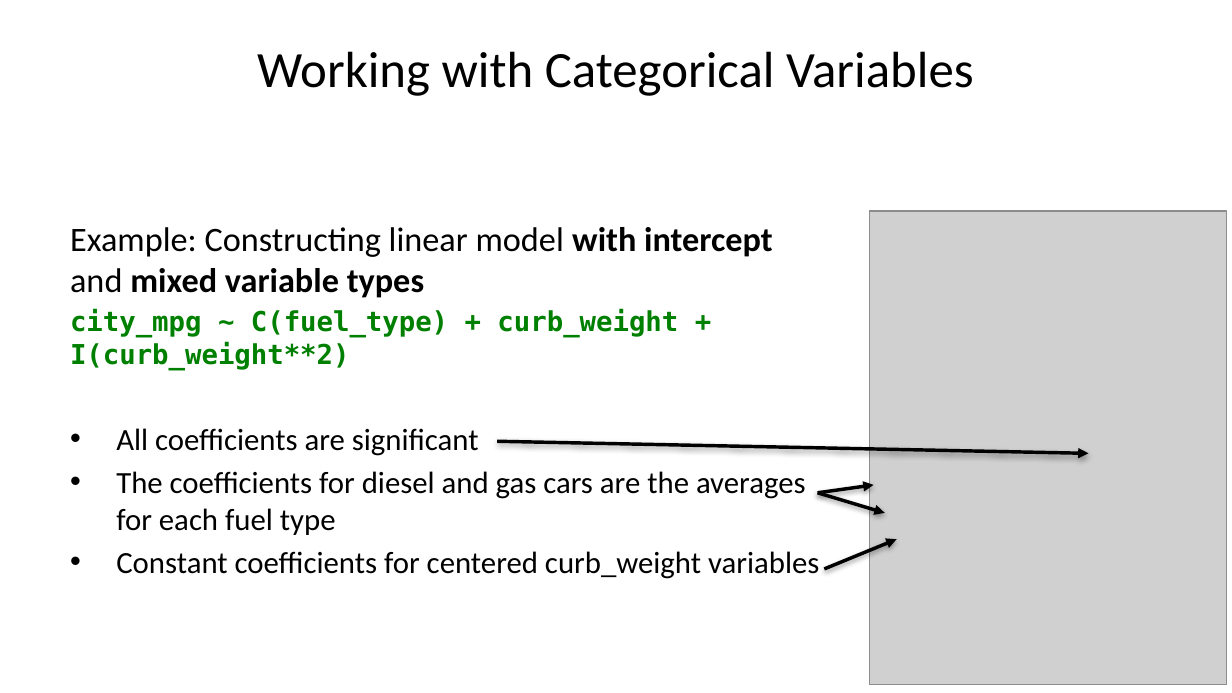
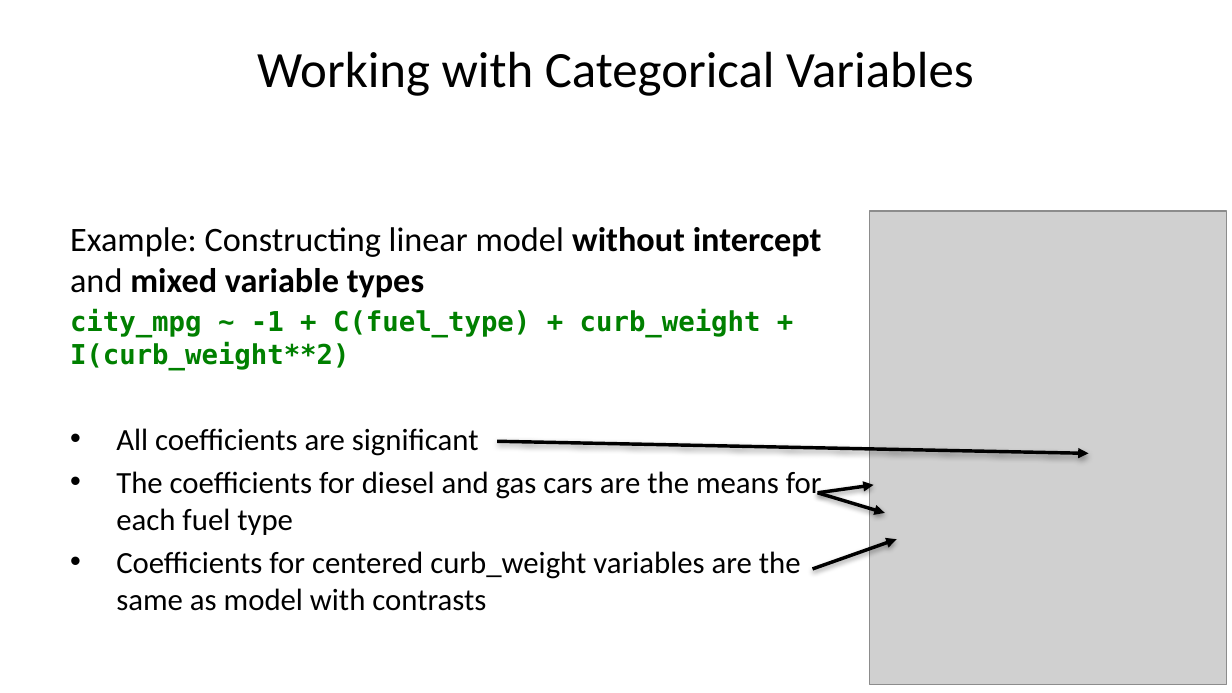
Before and after one commit to StephenElston/CSCI-E-83, a slide deck: slide 15 of LectureSlides/09_GeneralizingTheLinearModel.pptx. Drawn at 1232x693 pixels with LibreOffice and Linux fonts; fonts in the diff are those of the drawing; grey boxes stand for pictures. Boxes give left, top, right and bottom in pixels: in the first picture for what was removed or moved away, otherwise in the second. Text is boxed around its words. In the diff, an @@ line names an element or a change of style, - is before the commit and + after.

```diff
--- a/LectureSlides/09_GeneralizingTheLinearModel.pptx
+++ b/LectureSlides/09_GeneralizingTheLinearModel.pptx
@@ text at (70, 227, 822, 370): text changed @@
-Example: Constructing linear model with intercept and mixed variable types
-city_mpg ~ C(fuel_type) + curb_weight + I(curb_weight**2)
+Example: Constructing linear model without intercept and mixed variable types
+city_mpg ~ -1 + C(fuel_type) + curb_weight + I(curb_weight**2)
@@ text at (116, 471, 822, 611): text changed @@
-• The coefficients for diesel and gas cars are the averages for each fuel type
-• Constant coefficients for centered curb_weight variables
+• The coefficients for diesel and gas cars are the means for each fuel type
+• Coefficients for centered curb_weight variables are the same as model with contrasts
@@ arrow moved from (824, 569) - (897, 540) to (813, 569) - (897, 540) @@
```
Also in this commit, not shown: 10 other slides changed, 1 slide added.
